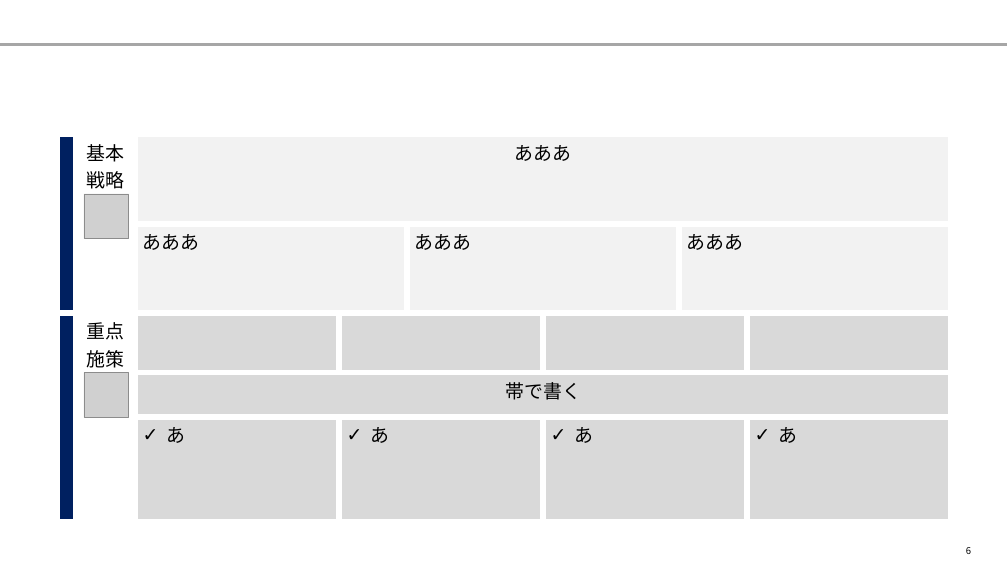
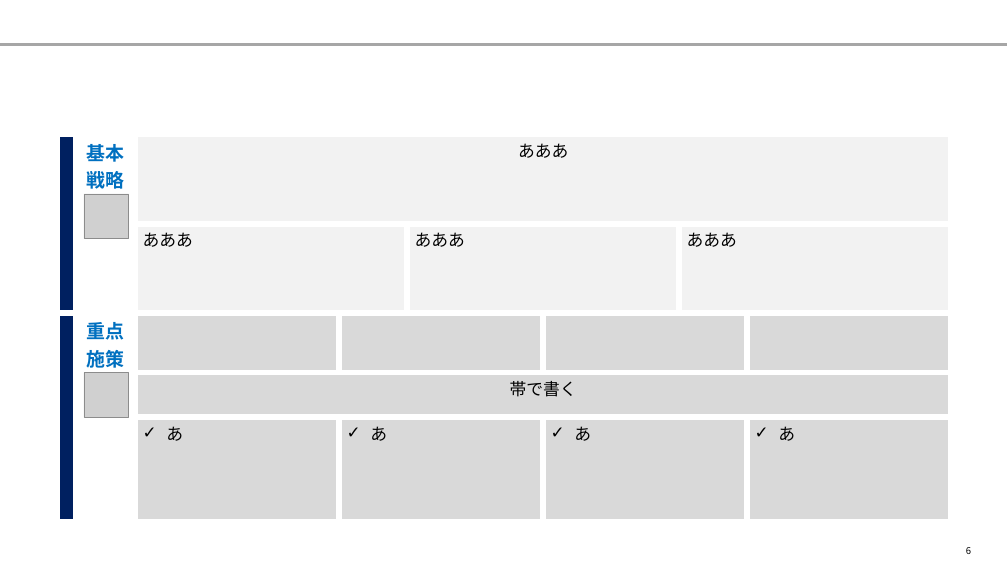
Before and after one commit to yuzucha16/dotfiles, a slide deck: slide 6 of office/Blank.potx. Drawn at 1008x567 pixels with LibreOffice and Linux fonts; fonts in the diff are those of the drawing; grey boxes stand for pictures. Boxes give left, top, right and bottom in pixels: in the first picture for what was removed or moved away, otherwise in the second. Text is boxed around its words. In the diff, an @@ line names an element or a change of style, - is before the commit and + after.

```diff
--- a/office/Blank.potx
+++ b/office/Blank.potx
@@ table at bbox=[57, 135, 952, 522] @@
@@ text colour #000000 to #0070C0, bold on in "基本戦略", "重点施策" @@
@@ size 18 to 16 pt in "あああ", "あああ", "あああ", "あああ" and 5 more places @@
```
Also in this commit, not shown: 17 other slides changed, 2 slides removed, 2 other files.
